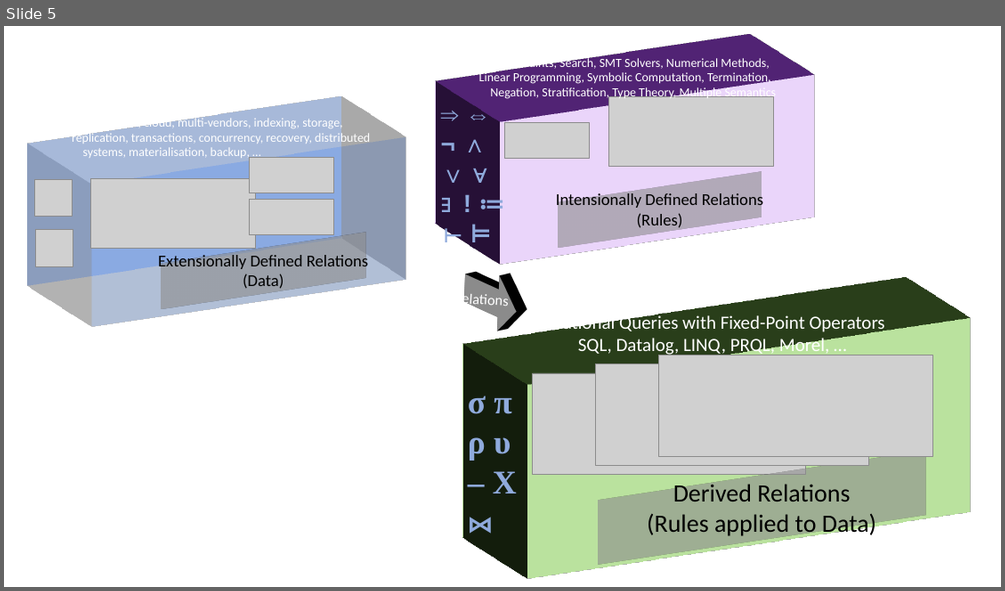
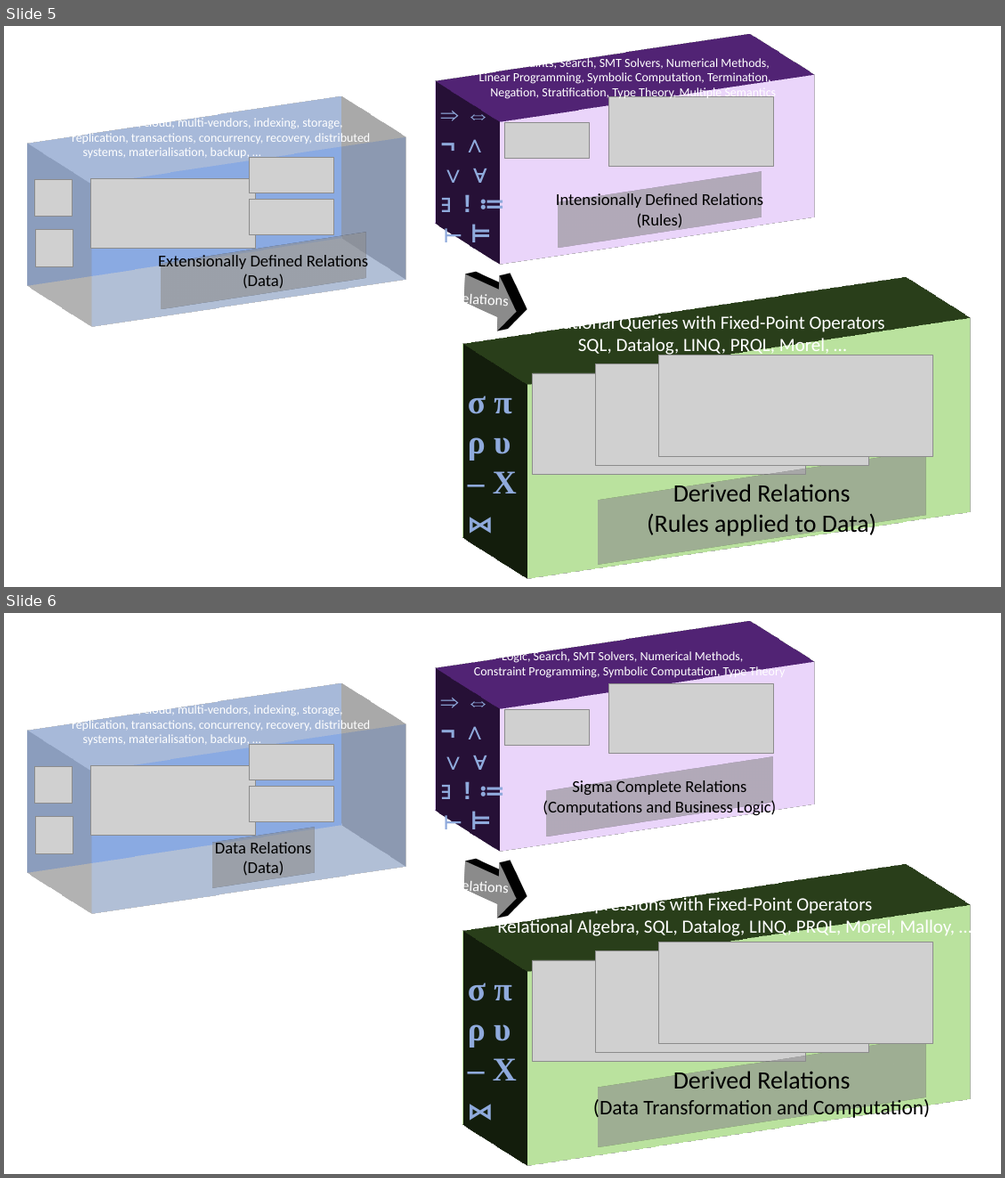
Before and after one commit to DavidPratten/jetisu, a slide deck: images/src/jetisu diagrams.pptx. Shown one above the other, each under a label of ours: slide 5 before the commit, slides 5 and 6 after it. The pictures are 1005x591 and 1005x1178 pixels, drawn with LibreOffice and Linux fonts; fonts in the diff are those of the drawing; grey boxes stand for pictures. Boxes give left, top, right and bottom in pixels: in the first picture for what was removed or moved away, otherwise in the second. Text is boxed around its words. In the diff, an @@ line names an element or a change of style, - is before the commit and + after.

```diff
--- a/images/src/jetisu diagrams.pptx
+++ b/images/src/jetisu diagrams.pptx
@@ slide 6 added at (4,613,1001,1174), background #FFFFFF @@
@@ group added at (433,649,833,870): 3 texts, 2 pictures, 1 rectangle @@
+Sigma Complete Relations
+(Computations and Business Logic)
+Logic, Search, SMT Solvers, Numerical Methods,
+Constraint Programming, Symbolic Computation, Type Theory
+⇒ ⇔ ¬ ∧ ∨ ∀ ∃ ! ≔ ⊢ ⊨
@@ group added at (34,702,424,893): 5 pictures, 2 rectangles, 1 text @@
+Data Relations
+(Data)
+Hardware, scale, cloud, multi-vendors, indexing, storage,
+replication, transactions, concurrency, recovery, distributed
+systems, materialisation, backup, …
@@ right arrow added at (449,858,532,916), fill #808080, outline #000000 1 pt, 14 pt, text #FFFFFF @@
+relations
@@ group added at (468,894,995,1137): 3 pictures, 2 rectangles, 2 texts @@
+Relational Expressions with Fixed-Point Operators
+Relational Algebra, SQL, Datalog, LINQ, PRQL, Morel, Malloy, …
+Derived Relations
+(Data Transformation and Computation)
+σ π
+ρ υ
+– X
+⋈
```
Also in this commit, not shown: 2 other files.
